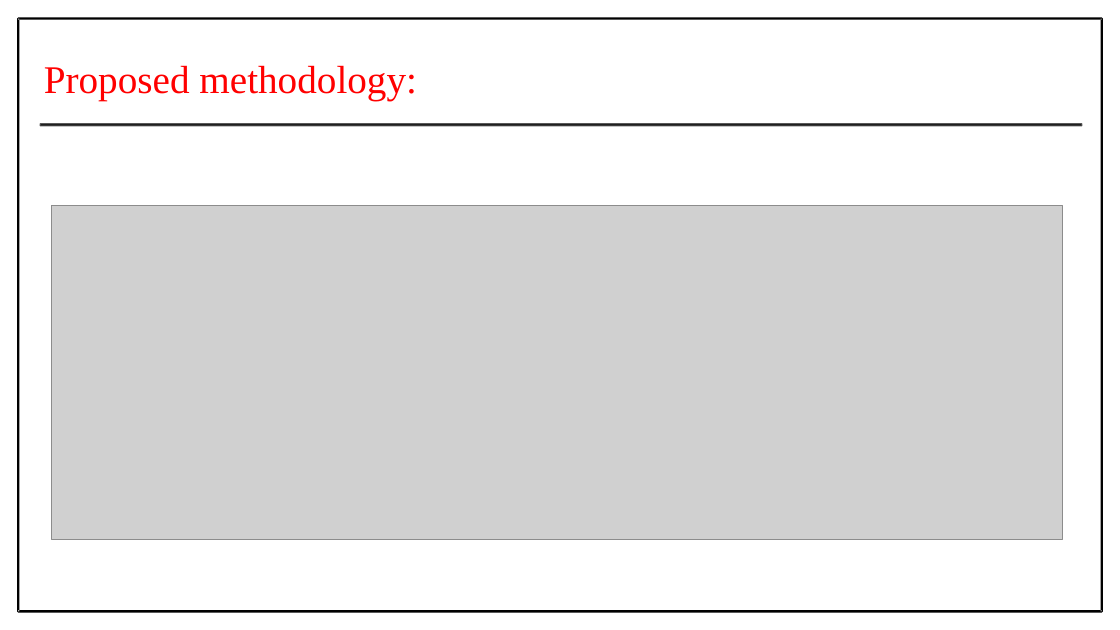
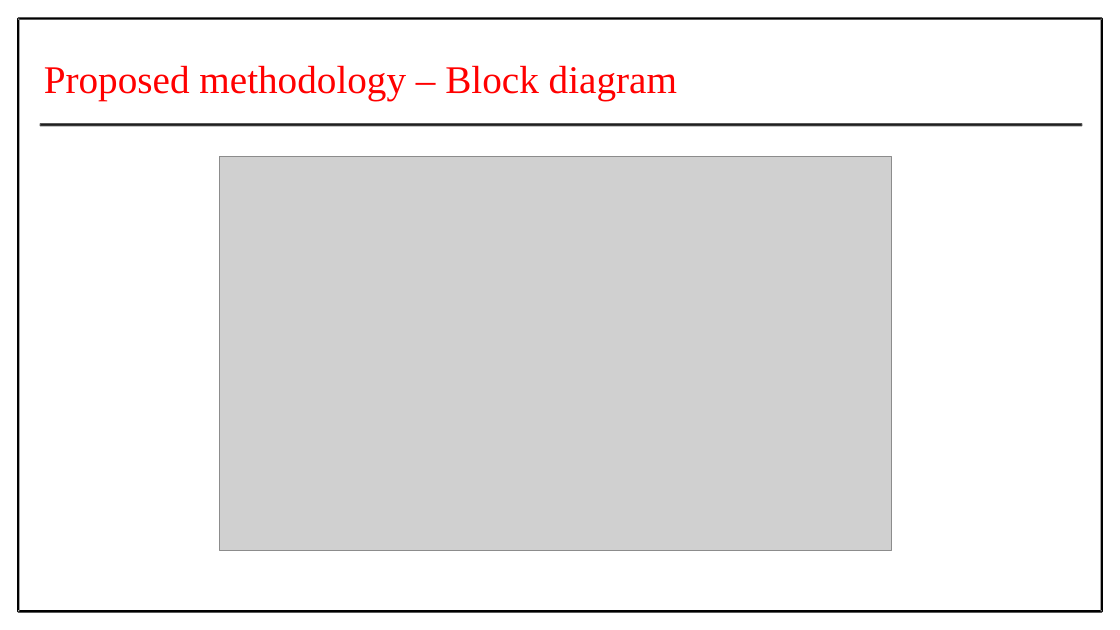
Before and after one commit to Prithiv-vijai/5g_MEC, a slide deck: slide 14 of Batch_4 IT-G2 review 1.pptx. Drawn at 1120x630 pixels with LibreOffice and Linux fonts; fonts in the diff are those of the drawing; grey boxes stand for pictures. Boxes give left, top, right and bottom in pixels: in the first picture for what was removed or moved away, otherwise in the second. Text is boxed around its words. In the diff, an @@ line names an element or a change of style, - is before the commit and + after.

```diff
--- a/Batch_4 IT-G2 review 1.pptx
+++ b/Batch_4 IT-G2 review 1.pptx
@@ text at (x1=44, y1=65, x2=677, y2=101): text changed @@
-Proposed methodology:
+Proposed methodology – Block diagram
@@ picture resized from (x1=52, y1=206, x2=1063, y2=539) to (x1=220, y1=156, x2=892, y2=550) @@
```
Also in this commit, not shown: 23 other slides changed, 9 slides added, 3 slides removed, 1 other file.
